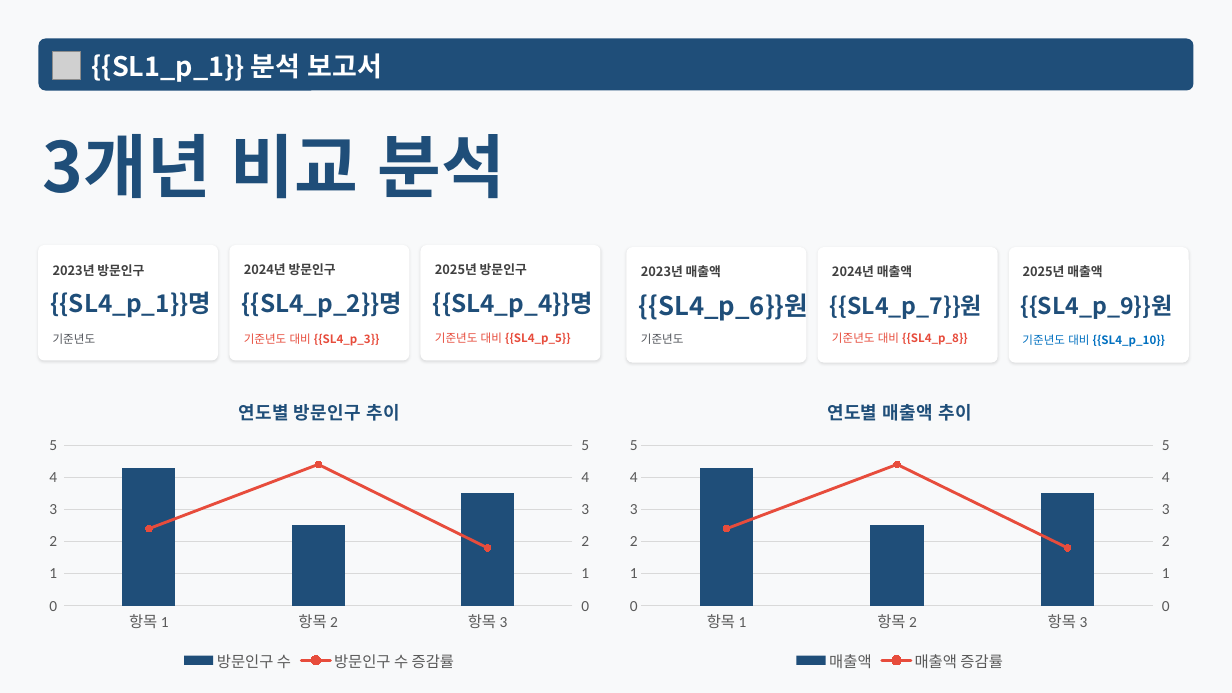
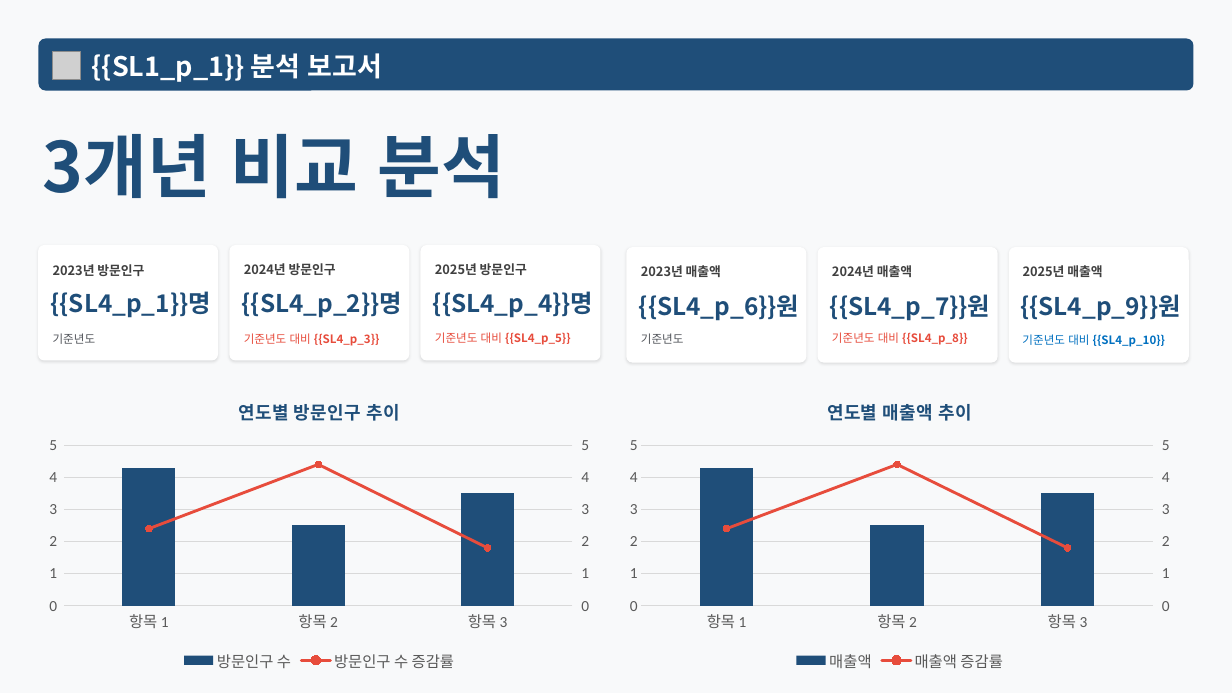
Before and after one commit to roddms/auto-report, a slide deck: slide 4 of template/master.pptx. Drawn at 1232x693 pixels with LibreOffice and Linux fonts; fonts in the diff are those of the drawing; grey boxes stand for pictures. Boxes give left, top, right and bottom in pixels: in the first picture for what was removed or moved away, otherwise in the second. Text is boxed around its words. In the diff, an @@ line names an element or a change of style, - is before the commit and + after.

```diff
--- a/template/master.pptx
+++ b/template/master.pptx
@@ text "{{SL4_p_6}}원" at bbox=[639, 294, 799, 321]: size 20 to 19 pt @@
@@ text "{{SL4_p_7}}원" at bbox=[830, 294, 990, 321]: size 18 to 19 pt @@
@@ text "{{SL4_p_9}}원" at bbox=[1020, 294, 1180, 321]: size 18 to 19 pt @@
```
Also in this commit, not shown: 4 other slides changed, 23 other files.
